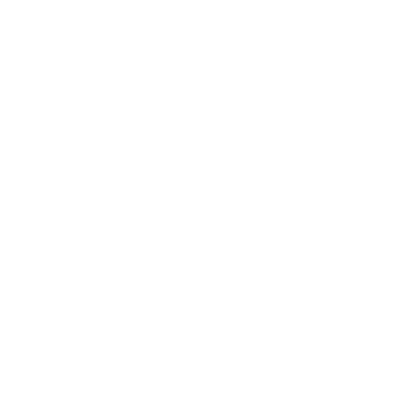
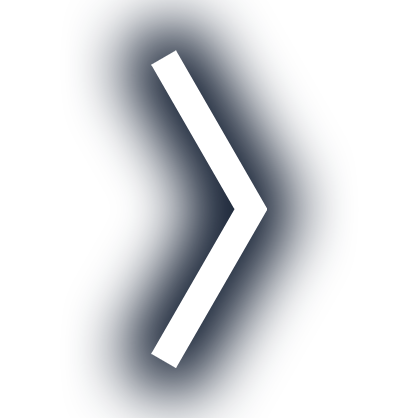
Comparing the layer stacks of the two w=418, h=418 images. Changes:
added layer "state_arrow" above "baltha-logo-icon" over [151, 50, 267, 368]
hid "baltha-logo-icon" over [68, 110, 351, 369]
